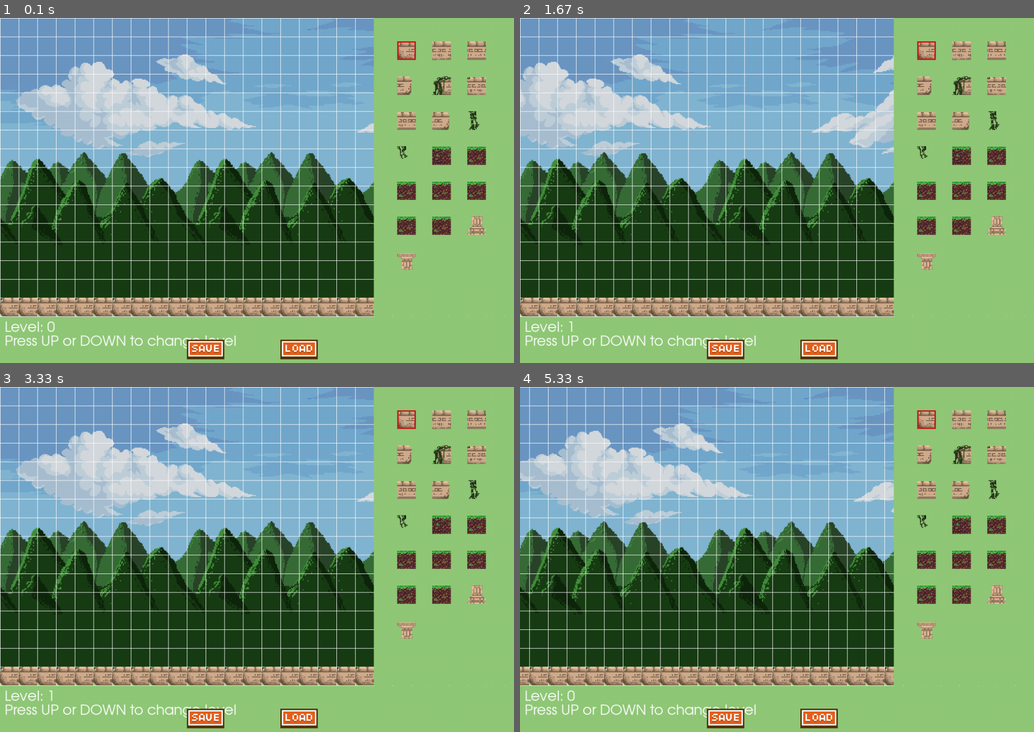
Above: before the commit, frames 1-4 (two rows, left to right).
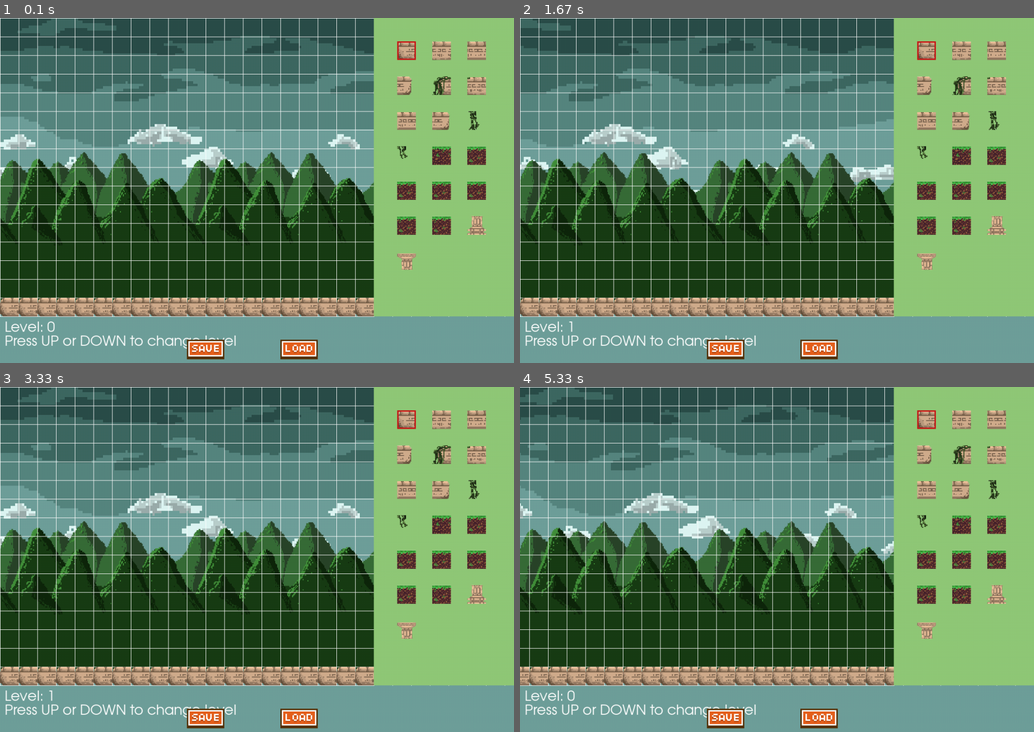
Above: after the commit, the same moments.

Repository: divinoctis/pygame
Game: pygame game, started from LevelEditor_Eric/test_level_editor.py
Same seed, same stepped clock (60 frames per second), same inputs: the game is played once before the commit and once after it.
Inputs:
- Up to frame 1 (0.1 s): no input
- Up to frame 2 (1.67 s): hold Right 0.33-0.8 s; hold Up 0.83-1.13 s; hold Right 1.17-1.63 s
- Up to frame 3 (3.33 s): hold Left 1.67-2.2 s; hold Down 2.23-2.53 s; hold Left 2.57-2.97 s; hold Up from 3 s (still down)
- Up to frame 4 (5.33 s): release Up at 3.37 s; hold Left 3.4-4.03 s; hold Down 4.07-4.43 s; hold Right from 4.97 s (still down)

The runs differ from the first frame. In frame 1, 43% of the frame differs, in the area x 0-100%, y 0-100%; in frame 2, 43%; in frame 3, 43%; in frame 4, 43%.

Commit message:
merci tiago

Diff:
--- a/LevelEditor_Eric/test_level_editor.py
+++ b/LevelEditor_Eric/test_level_editor.py
@@ -29,7 +29,7 @@
 
 mountain_img = pygame.image.load('LevelEditor_Eric/decor/Montagnes.png').convert_alpha()
 mountain_img = pygame.transform.scale(mountain_img, (800,500))
-sky_img = pygame.image.load('LevelEditor_Eric/decor/sky_cloud.png').convert_alpha()
+sky_img = pygame.image.load('LevelEditor_Eric/decor/Ciel.png').convert_alpha()
 
 img_list = []
 for x in range(TILE_TYPES):
Binary file added: LevelEditor_Eric/decor/Ciel.png
